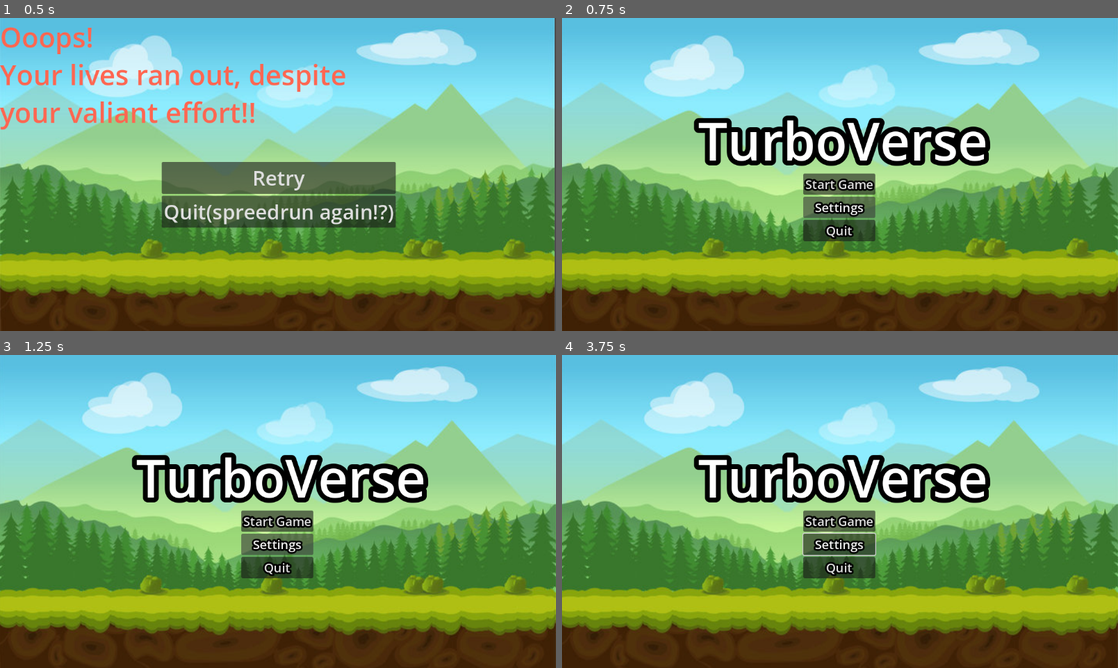
Above: before the commit, frames 1-4 (two rows, left to right).
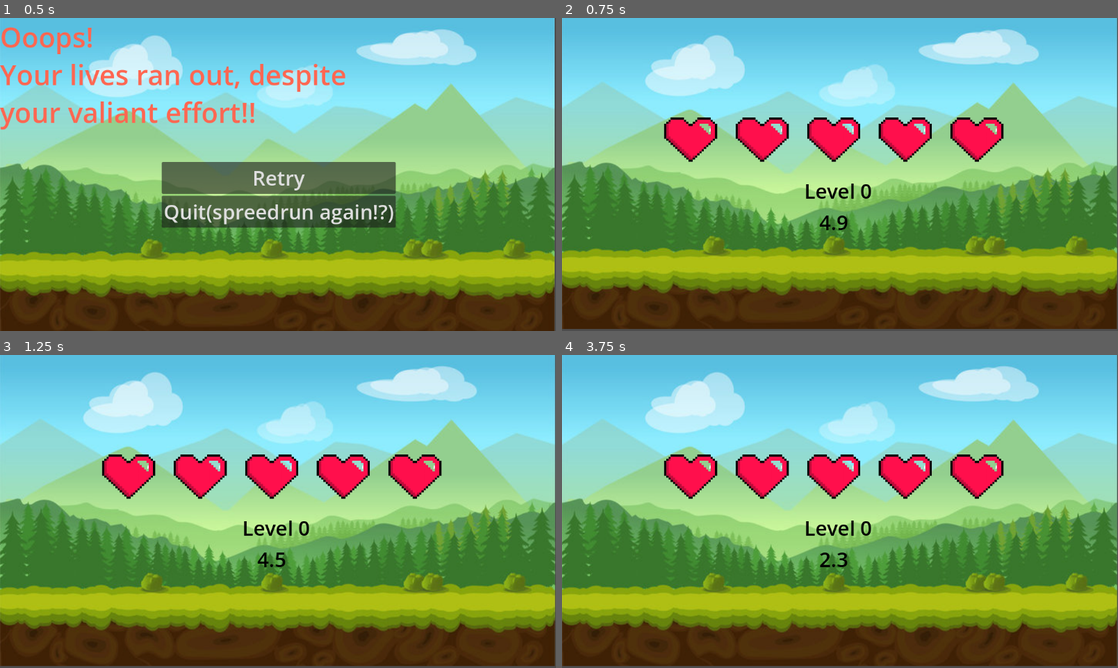
Above: after the commit, the same moments.

Repository: Bhav531/TripleT-Games
Game: Godot game, scene res://scenes/death_scene.tscn
Same seed, same stepped clock (60 frames per second), same inputs: the game is played once before the commit and once after it. This scene is started directly instead of the project's main scene.
Inputs (mouse positions are in pixels of both pictures, inside the frame that each line leads up to):
- Up to frame 1 (0.5 s): no input
- Up to frame 2 (0.75 s): click "Retry" at 0.5 s
- Up to frame 3 (1.25 s): no input
- Up to frame 4 (3.75 s): click (840, 520) at 1.25 s, where only the run before the commit has a clickable "Start Game"; click (840, 520) at 2 s, where only the run before the commit has a clickable "Start Game"; click (840, 542) at 2.75 s, where only the run before the commit has a clickable "Settings"; move the mouse to (962, 495) at 3.52 s; hold Right (ui_right) from 3.53 s (still down); tap Alt at 3.6 s; click (962, 495) at 3.67 s

Frame 1 is identical in both runs. In frame 2, 18% of the frame differs, in the area x 0-100%, y 0-100%; in frame 3, 18%; in frame 4, 18%.

Commit message:
final touch

Diff:
--- a/scenes/death_scene.gd
+++ b/scenes/death_scene.gd
@@ -1,12 +1,16 @@
 extends Node2D
 
 func _on_retry_pressed() -> void:
-	# 1. Reset all lives and progress completely back to start!
-	Global.lives = 5       # (or whatever your max starting lives are)
+	# 1. Unpause the game just in case it was paused
+	get_tree().paused = false
+
+	# 2. Fully reset your global stats
+	Global.lives = 5
 	Global.minigames_done = 0
 
-	# 2. Go back to the title screen or level selection
-	get_tree().change_scene_to_file("res://scenes/title_scene.tscn")
+	# 3. Jump straight back into the first minigame (bypassing the title screen completely!)
+	get_tree().change_scene_to_file("res://scenes/level_scene.tscn")
+	# (Note: If your game starts at level_scene.tscn instead, change minigame_1.tscn to level_scene.tscn)
 
 func _on_quit_pressed() -> void:
 	get_tree().quit()
--- a/scenes/winner_scene.gd
+++ b/scenes/winner_scene.gd
@@ -1,15 +1,16 @@
 extends Node2D
 
 func _on_retry_pressed() -> void:
-	# 1. CRITICAL: Unpause the game so inputs and buttons start working again!
+	# 1. Unpause the game just in case it was paused
 	get_tree().paused = false
 
-	# 2. Reset global stats back to fresh starting values
+	# 2. Fully reset your global stats
 	Global.lives = 5
 	Global.minigames_done = 0
 
-	# 3. Go back to the title screen cleanly
-	get_tree().change_scene_to_file("res://scenes/title_scene.tscn")
+	# 3. Jump straight back into the first minigame (bypassing the title screen completely!)
+	get_tree().change_scene_to_file("res://scenes/level_scene.tscn")
+	# (Note: If your game starts at level_scene.tscn instead, change minigame_1.tscn to level_scene.tscn)
 
 func _on_quit_pressed() -> void:
 	get_tree().quit()
